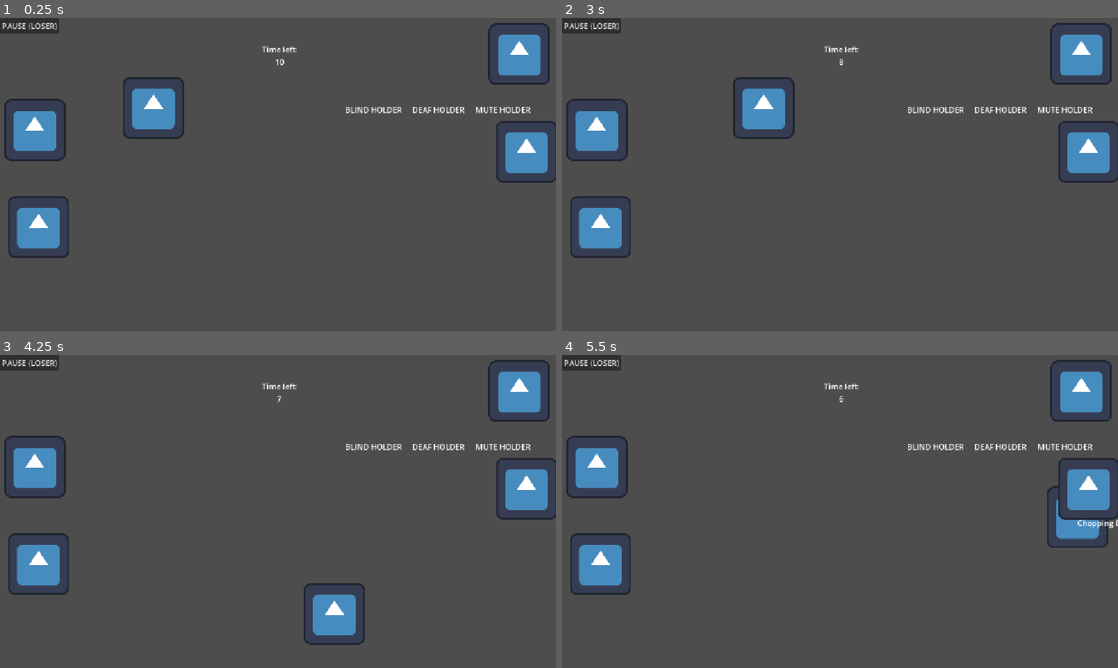
Above: before the commit, frames 1-4 (two rows, left to right).
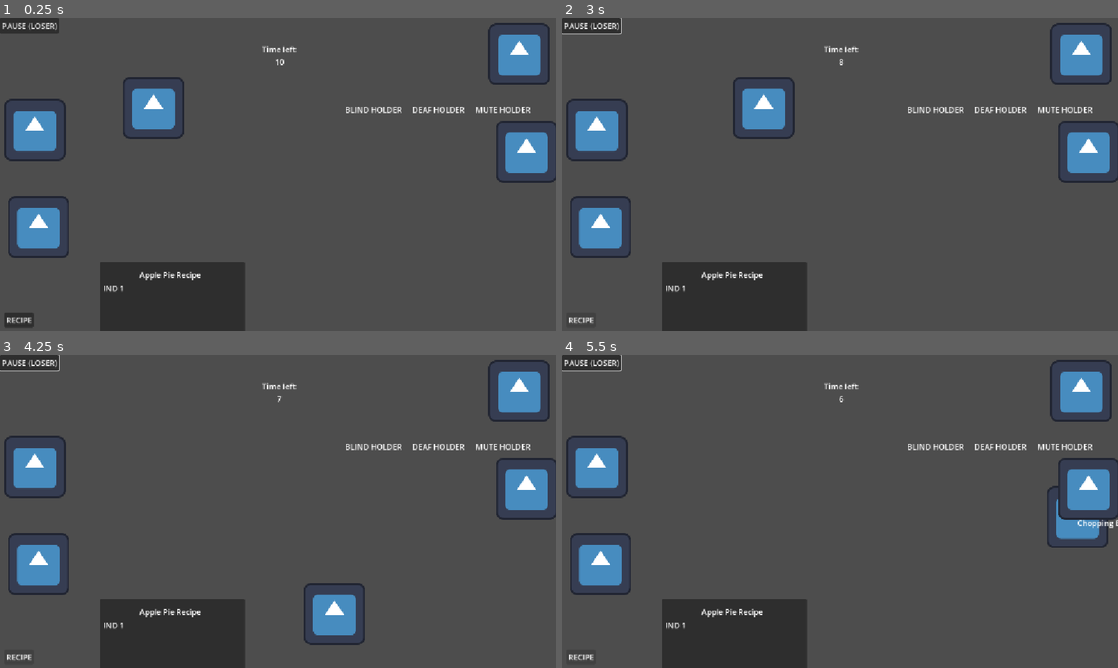
Above: after the commit, the same moments.

Repository: tszyana/SenselessChefs
Game: Godot game, scene res://scenes/kitchen.tscn
Two runs of this game, one before a commit and one after it. Both use one fixed random seed, a clock stepped at 60 frames per second and the inputs below. This scene is started directly instead of the project's main scene. The engine's default icon, where the game draws it, is replaced by a stand-in: a white triangle on a blue panel in a dark square.
Inputs (mouse positions are in pixels of both pictures, inside the frame that each line leads up to):
- Up to frame 1 (0.25 s): no input
- Up to frame 2 (3 s): click "PAUSE (LOSER)" at 0.5 s; click "Resume Game" at 1.25 s; click (578, 321) at 2 s, where only the run after the commit has a clickable "RECIPE"; tap Enter at 2.75 s; hold Right (right) from 2.78 s (still down); hold E (interact) from 2.78 s (still down)
- Up to frame 3 (4.25 s): release Right (right) at 3.53 s; release E (interact) at 3.53 s; hold S (down) from 3.53 s (still down); tap E (interact) at 3.6 s
- Up to frame 4 (5.5 s): release S (down) at 4.28 s; hold Right (right) 4.28-5.03 s; hold E (interact) 4.28-5.03 s; hold Up (up) from 5.03 s (still down); tap E (interact) at 5.1 s

The runs differ from the first frame. In frame 1, 5.9% of the frame differs, in the area x 0-45%, y 78-100%; in frame 2, 5.8%; in frame 3, 5.8%; in frame 4, 5.8%.

Commit message:
Beginning Recipe work

Diff:
--- a/scenes/kitchen.tscn
+++ b/scenes/kitchen.tscn
@@ -70,6 +70,56 @@
 horizontal_alignment = 1
 script = SubResource("GDScript_bems3")
 
+[node name="PauseButton" type="Button" parent="Control" unique_id=1093837354]
+layout_mode = 0
+offset_right = 122.0
+offset_bottom = 32.0
+text = "PAUSE (LOSER)
+"
+
+[node name="PausePanel" type="Panel" parent="Control" unique_id=1318508673]
+visible = false
+layout_mode = 1
+anchors_preset = -1
+anchor_right = 0.5
+anchor_bottom = 0.5
+offset_left = 389.0
+offset_top = 187.0
+offset_right = 756.0
+offset_bottom = 475.0
+
+[node name="Label" type="Label" parent="Control/PausePanel" unique_id=418832563]
+layout_mode = 0
+offset_left = 129.0
+offset_top = 60.0
+offset_right = 241.0
+offset_bottom = 109.0
+text = "GAME PAUSED
+"
+
+[node name="VBoxContainer" type="VBoxContainer" parent="Control/PausePanel" unique_id=353909821]
+layout_mode = 0
+offset_left = 118.0
+offset_top = 142.0
+offset_right = 261.0
+offset_bottom = 278.0
+
+[node name="ResumeButton" type="Button" parent="Control/PausePanel/VBoxContainer" unique_id=838727722]
+process_mode = 2
+layout_mode = 2
+text = "Resume Game
+"
+
+[node name="RestartButton2" type="Button" parent="Control/PausePanel/VBoxContainer" unique_id=406916995]
+process_mode = 2
+layout_mode = 2
+text = "Restart"
+
+[node name="MainMenuButton2" type="Button" parent="Control/PausePanel/VBoxContainer" unique_id=1837142842]
+process_mode = 2
+layout_mode = 2
+text = "Main Menu"
+
 [node name="TimerPopup" type="Panel" parent="Control" unique_id=638643782]
 visible = false
 layout_mode = 1
@@ -104,14 +154,7 @@
 layout_mode = 2
 text = "Main Menu"
 
-[node name="PauseButton" type="Button" parent="Control" unique_id=1093837354]
-layout_mode = 0
-offset_right = 90.0
-offset_bottom = 32.0
-text = "PAUSE (LOSER)
-"
-
-[node name="VBoxContainer" type="VBoxContainer" parent="Control" unique_id=1430156500]
+[node name="PlayerNamesLogos" type="VBoxContainer" parent="Control" unique_id=1430156500]
 z_index = 6
 layout_mode = 0
 offset_left = 666.0
@@ -120,99 +163,91 @@
 offset_bottom = 201.0
 alignment = 2
 
-[node name="HBoxContainer2" type="HBoxContainer" parent="Control/VBoxContainer" unique_id=528701998]
+[node name="LogoContainer" type="HBoxContainer" parent="Control/PlayerNamesLogos" unique_id=528701998]
 layout_mode = 2
 theme_override_constants/separation = 22
 
-[node name="BlindLogoPanel" type="Panel" parent="Control/VBoxContainer/HBoxContainer2" unique_id=1962499790]
-layout_mode = 2
-
-[node name="BlindTextureRect" type="TextureRect" parent="Control/VBoxContainer/HBoxContainer2/BlindLogoPanel" unique_id=1970121988]
+[node name="BlindLogoPanel" type="Panel" parent="Control/PlayerNamesLogos/LogoContainer" unique_id=1962499790]
+layout_mode = 2
+
+[node name="BlindTextureRect" type="TextureRect" parent="Control/PlayerNamesLogos/LogoContainer/BlindLogoPanel" unique_id=1970121988]
 layout_mode = 0
 offset_left = 58.0
 offset_top = -96.0
 offset_right = 143.0
 offset_bottom = -4.0
 
-[node name="DeafLogoPanel" type="Panel" parent="Control/VBoxContainer/HBoxContainer2" unique_id=1028726043]
-layout_mode = 2
-
-[node name="DeafTextureRect" type="TextureRect" parent="Control/VBoxContainer/HBoxContainer2/DeafLogoPanel" unique_id=1227447421]
+[node name="DeafLogoPanel" type="Panel" parent="Control/PlayerNamesLogos/LogoContainer" unique_id=1028726043]
+layout_mode = 2
+
+[node name="DeafTextureRect" type="TextureRect" parent="Control/PlayerNamesLogos/LogoContainer/DeafLogoPanel" unique_id=1227447421]
 layout_mode = 0
 offset_left = 164.0
 offset_top = -94.0
 offset_right = 275.0
 offset_bottom = -2.0
 
-[node name="MuteLogoPanel" type="Panel" parent="Control/VBoxContainer/HBoxContainer2" unique_id=1590997914]
-layout_mode = 2
-
-[node name="MuteTextureRect" type="TextureRect" parent="Control/VBoxContainer/HBoxContainer2/MuteLogoPanel" unique_id=1207524541]
+[node name="MuteLogoPanel" type="Panel" parent="Control/PlayerNamesLogos/LogoContainer" unique_id=1590997914]
+layout_mode = 2
+
+[node name="MuteTextureRect" type="TextureRect" parent="Control/PlayerNamesLogos/LogoContainer/MuteLogoPanel" unique_id=1207524541]
 layout_mode = 0
 offset_left = 289.0
 offset_top = -74.0
 offset_right = 361.0
 offset_bottom = -1.0
 
-[node name="HBoxContainer" type="HBoxContainer" parent="Control/VBoxContainer" unique_id=73646218]
+[node name="LabelContainer" type="HBoxContainer" parent="Control/PlayerNamesLogos" unique_id=73646218]
 layout_mode = 2
 theme_override_constants/separation = 22
 alignment = 1
 
-[node name="BlindLabel" type="Label" parent="Control/VBoxContainer/HBoxContainer" unique_id=930129085]
+[node name="BlindLabel" type="Label" parent="Control/PlayerNamesLogos/LabelContainer" unique_id=930129085]
 layout_mode = 2
 text = "BLIND HOLDER"
 
-[node name="DeafLabel" type="Label" parent="Control/VBoxContainer/HBoxContainer" unique_id=351366206]
+[node name="DeafLabel" type="Label" parent="Control/PlayerNamesLogos/LabelContainer" unique_id=351366206]
 layout_mode = 2
 text = "DEAF HOLDER"
 
-[node name="MuteLabel" type="Label" parent="Control/VBoxContainer/HBoxContainer" unique_id=682323665]
+[node name="MuteLabel" type="Label" parent="Control/PlayerNamesLogos/LabelContainer" unique_id=682323665]
 layout_mode = 2
 text = "MUTE HOLDER"
 
-[node name="PausePanel" type="Panel" parent="Control" unique_id=1318508673]
-visible = false
-layout_mode = 1
-anchors_preset = -1
-anchor_right = 0.5
-anchor_bottom = 0.5
-offset_left = 389.0
-offset_top = 187.0
-offset_right = 756.0
-offset_bottom = 475.0
-
-[node name="Label" type="Label" parent="Control/PausePanel" unique_id=418832563]
-layout_mode = 0
-offset_left = 129.0
-offset_top = 60.0
-offset_right = 241.0
-offset_bottom = 109.0
-text = "GAME PAUSED
-"
-
-[node name="VBoxContainer" type="VBoxContainer" parent="Control/PausePanel" unique_id=353909821]
-layout_mode = 0
-offset_left = 118.0
-offset_top = 142.0
-offset_right = 261.0
-offset_bottom = 278.0
-
-[node name="ResumeButton" type="Button" parent="Control/PausePanel/VBoxContainer" unique_id=838727722]
-process_mode = 2
-layout_mode = 2
-text = "Resume Game
-"
-
-[node name="RestartButton2" type="Button" parent="Control/PausePanel/VBoxContainer" unique_id=406916995]
-process_mode = 2
-layout_mode = 2
-text = "Restart"
-
-[node name="MainMenuButton2" type="Button" parent="Control/PausePanel/VBoxContainer" unique_id=1837142842]
-process_mode = 2
-layout_mode = 2
-text = "Main Menu"
+[node name="RecipeButton" type="Button" parent="Control" unique_id=1458892778]
+layout_mode = 0
+offset_left = 9.0
+offset_top = 610.0
+offset_right = 70.0
+offset_bottom = 641.0
+text = "RECIPE"
+
+[node name="RecipePanel" type="Panel" parent="Control" unique_id=203503883]
+z_index = 4
+layout_mode = 0
+offset_left = 207.0
+offset_top = 505.0
+offset_right = 507.0
+offset_bottom = 728.0
+
+[node name="Label" type="Label" parent="Control/RecipePanel" unique_id=1566007632]
+layout_mode = 0
+offset_left = 82.0
+offset_top = 15.0
+offset_right = 210.0
+offset_bottom = 38.0
+text = "Apple Pie Recipe"
+
+[node name="IngredientList" type="VBoxContainer" parent="Control/RecipePanel" unique_id=90269945]
+layout_mode = 0
+offset_left = 7.0
+offset_top = 43.0
+offset_right = 291.0
+offset_bottom = 215.0
+
+[node name="Label" type="Label" parent="Control/RecipePanel/IngredientList" unique_id=1684958274]
+layout_mode = 2
+text = "IND 1"
 
 [node name="Players" type="Node2D" parent="." unique_id=1408460873]
 
Not shown: 2 places in scenes/kitchen.tscn that only renumber resources
